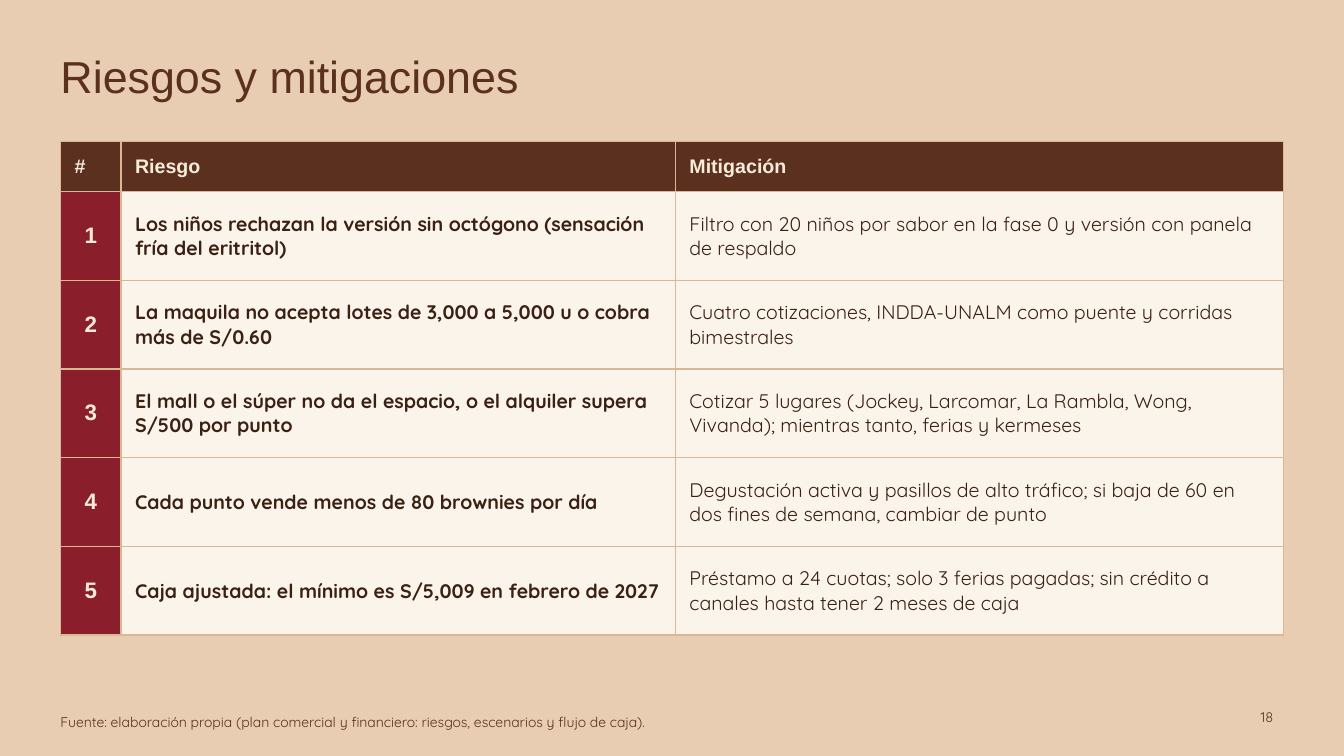
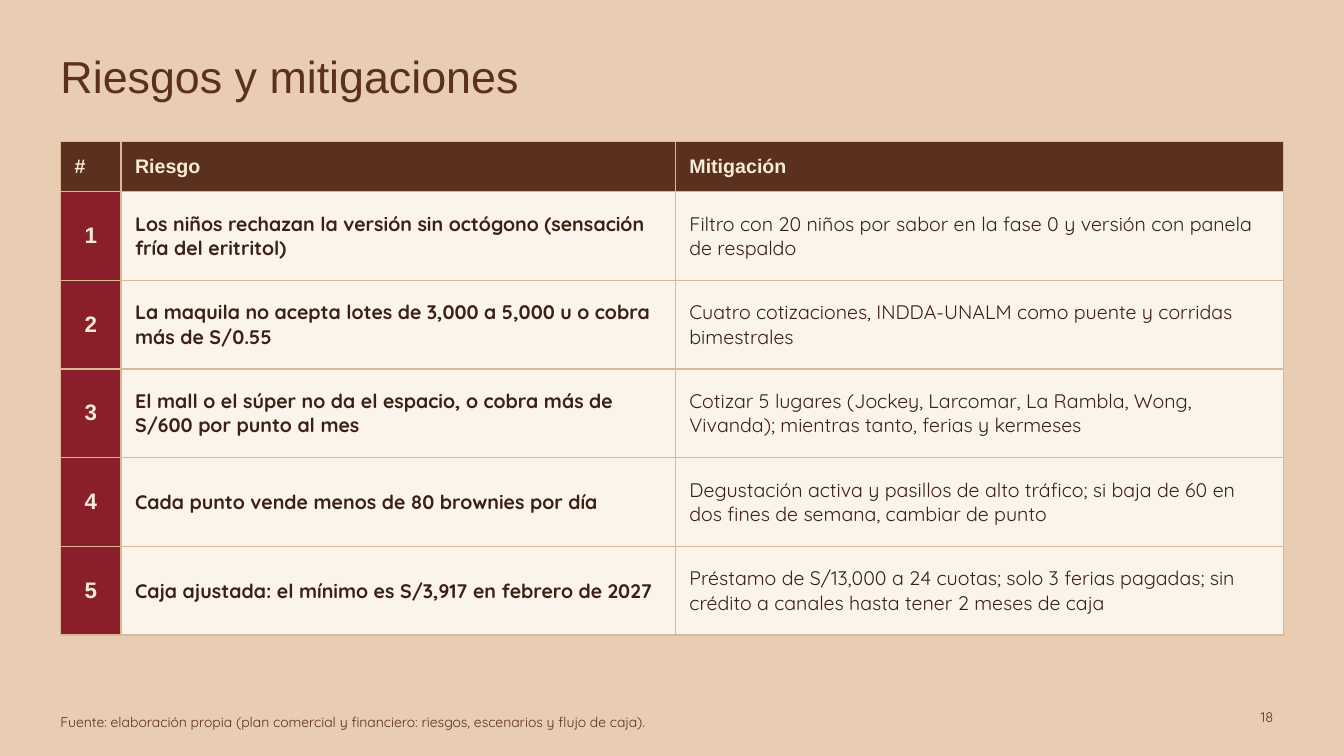
Before and after one commit to Darknow-web/Desarrollo-y-lanzamiento-de-producto-y-marca, a slide deck: slide 18 of 04-reformulacion/T1-presentacion-AndiBite-2-0.pptx. Drawn at 1344x756 pixels with LibreOffice and Linux fonts; fonts in the diff are those of the drawing. Boxes give left, top, right and bottom in pixels: in the first picture for what was removed or moved away, otherwise in the second. Text is boxed around its words. In the diff, an @@ line names an element or a change of style, - is before the commit and + after.

```diff
--- a/04-reformulacion/T1-presentacion-AndiBite-2-0.pptx
+++ b/04-reformulacion/T1-presentacion-AndiBite-2-0.pptx
@@ table at <box>60,141,1284,618</box> @@
-row 3, column 2: La maquila no acepta lotes de 3,000 a 5,000 u o cobra más de S/0.60
+row 3, column 2: La maquila no acepta lotes de 3,000 a 5,000 u o cobra más de S/0.55
-row 4, column 2: El mall o el súper no da el espacio, o el alquiler supera S/500 por punto
+row 4, column 2: El mall o el súper no da el espacio, o cobra más de S/600 por punto al mes
-row 6, column 2: Caja ajustada: el mínimo es S/5,009 en febrero de 2027
+row 6, column 2: Caja ajustada: el mínimo es S/3,917 en febrero de 2027
-row 6, column 3: Préstamo a 24 cuotas; solo 3 ferias pagadas; sin crédito a canales hasta tener 2 meses de caja
+row 6, column 3: Préstamo de S/13,000 a 24 cuotas; solo 3 ferias pagadas; sin crédito a canales hasta tener 2 meses de caja
```
Also in this commit, not shown: 9 other slides changed, 5 other files.
